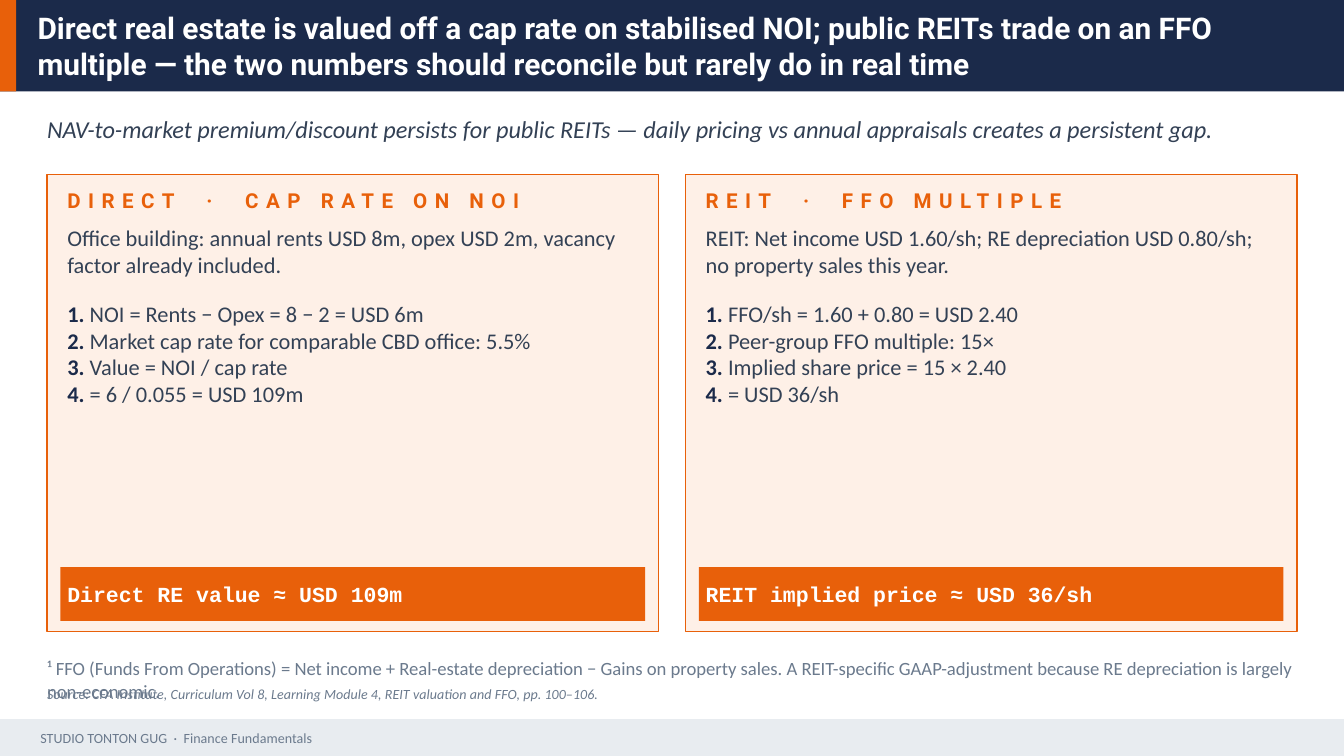
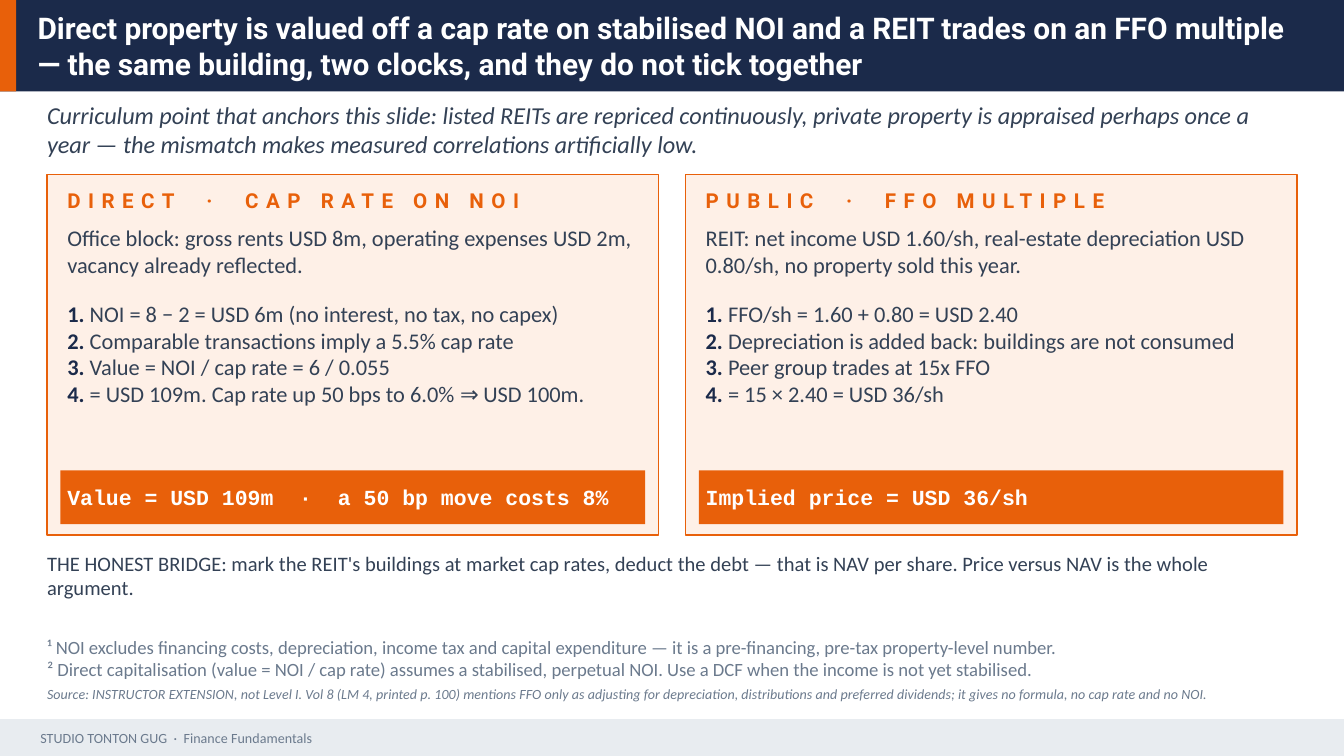
Before and after one commit to Gug4ever/Tonton_Gug_Studio, a slide deck: slide 22 of assets/finance/D19_Alternative_Investments.pptx (slide 21 before the commit). Drawn at 1344x756 pixels with LibreOffice and Linux fonts; fonts in the diff are those of the drawing. Boxes give left, top, right and bottom in pixels: in the first picture for what was removed or moved away, otherwise in the second. Text is boxed around its words. In the diff, an @@ line names an element or a change of style, - is before the commit and + after.

```diff
--- a/assets/finance/D19_Alternative_Investments.pptx
+++ b/assets/finance/D19_Alternative_Investments.pptx
@@ text at (38,16,1284,82): text changed @@
-Direct real estate is valued off a cap rate on stabilised NOI; public REITs trade on an FFO multiple — the two numbers should reconcile but rarely do in real time
+Direct property is valued off a cap rate on stabilised NOI and a REIT trades on an FFO multiple — the same building, two clocks, and they do not tick together
@@ text at (47,107,1249,157): text changed @@
-NAV-to-market premium/discount persists for public REITs — daily pricing vs annual appraisals creates a persistent gap.
+Curriculum point that anchors this slide: listed REITs are repriced continuously, private property is appraised perhaps once a year — the mismatch makes measured correlations artificially low.
@@ rectangle: place and size @@
-rectangle at (47,175,659,632)
+rectangle at (47,175,659,535)
@@ rectangle: place and size @@
-rectangle at (685,175,1297,632)
+rectangle at (685,175,1297,535)
@@ text at (706,193,814,208): text changed @@
-REIT · FFO MULTIPLE
+PUBLIC · FFO MULTIPLE
@@ text at (67,230,631,277): text changed @@
-Office building: annual rents USD 8m, opex USD 2m, vacancy factor already included.
+Office block: gross rents USD 8m, operating expenses USD 2m, vacancy already reflected.
@@ text at (706,230,1244,277): text changed @@
-REIT: Net income USD 1.60/sh; RE depreciation USD 0.80/sh; no property sales this year.
+REIT: net income USD 1.60/sh, real-estate depreciation USD 0.80/sh, no property sold this year.
@@ text at (67,306,585,406): text changed @@
-1. NOI = Rents − Opex = 8 − 2 = USD 6m
-2. Market cap rate for comparable CBD office: 5.5%
-3. Value = NOI / cap rate
-4. = 6 / 0.055 = USD 109m
+1. NOI = 8 − 2 = USD 6m (no interest, no tax, no capex)
+2. Comparable transactions imply a 5.5% cap rate
+3. Value = NOI / cap rate = 6 / 0.055
+4. = USD 109m. Cap rate up 50 bps to 6.0% ⇒ USD 100m.
@@ text at (706,306,1235,403): text changed @@
-1. FFO/sh = 1.60 + 0.80 = USD 2.40
-2. Peer-group FFO multiple: 15×
-3. Implied share price = 15 × 2.40
-4. = USD 36/sh
+1. FFO/sh = 1.60 + 0.80 = USD 2.40
+2. Depreciation is added back: buildings are not consumed
+3. Peer group trades at 15x FFO
+4. = 15 × 2.40 = USD 36/sh
@@ rectangle: place and size @@
-rectangle at (60,567,645,621)
+rectangle at (60,470,645,524)
@@ rectangle: place and size @@
-rectangle at (699,567,1284,621)
+rectangle at (699,470,1284,524)
@@ text at (67,490,609,510): text changed @@
-Direct RE value ≈ USD 109m
+Value = USD 109m · a 50 bp move costs 8%
@@ text at (706,490,1027,510): text changed @@
-REIT implied price ≈ USD 36/sh
+Implied price = USD 36/sh
@@ text added at (47,556,1208,599), 11 pt, text #334155 @@
+THE HONEST BRIDGE: mark the REIT's buildings at market cap rates, deduct the debt — that is NAV per share. Price versus NAV is the whole argument.
@@ text at (47,640,1056,679): text changed @@
-¹ FFO (Funds From Operations) = Net income + Real-estate depreciation − Gains on property sales. A REIT-specific GAAP-adjustment because RE depreciation is largely non-economic.
+¹ NOI excludes financing costs, depreciation, income tax and capital expenditure — it is a pre-financing, pre-tax property-level number.
+² Direct capitalisation (value = NOI / cap rate) assumes a stabilised, perpetual NOI. Use a DCF when the income is not yet stabilised.
@@ text at (47,689,1206,702): text changed @@
-Source: CFA Institute, Curriculum Vol 8, Learning Module 4, REIT valuation and FFO, pp. 100–106.
+Source: INSTRUCTOR EXTENSION, not Level I. Vol 8 (LM 4, printed p. 100) mentions FFO only as adjusting for depreciation, distributions and preferred dividends; it gives no formula, no cap rate and no NOI.
```
Also in this commit, not shown: 26 other slides changed, 4 slides added, 3 slides removed, 9 other files.
